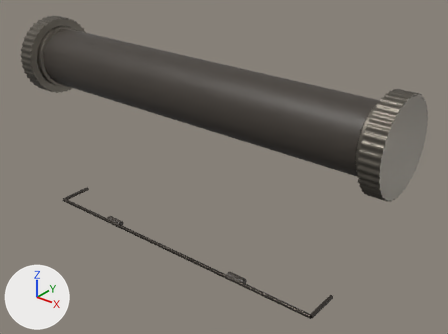
What one commit did to the glTF model public/models/roller.glb.
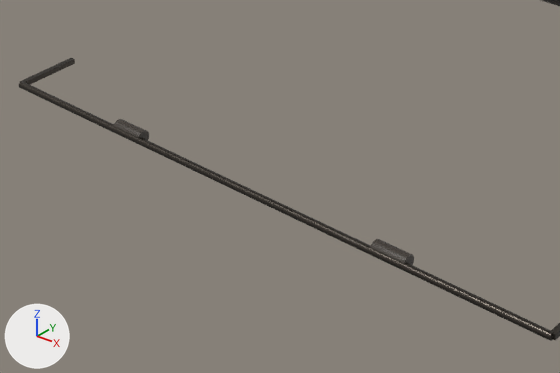
There are two pictures of each version: one whole from a 50 mm lens placed at (1.167, -1.212, 0.6), pointed at (0.088, 0.136, -0.236), one close up on the part from 12% to 70% of the width and 48% to 100% of the height. Every picture has the same lights, and +X, +Y and +Z are marked at lower left. The last two pictures show the newer version.

Objects in the first close-up: 'Bail Rod', 'Bail Wheel R' and 4 more.
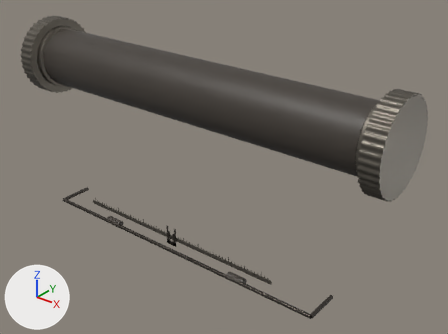
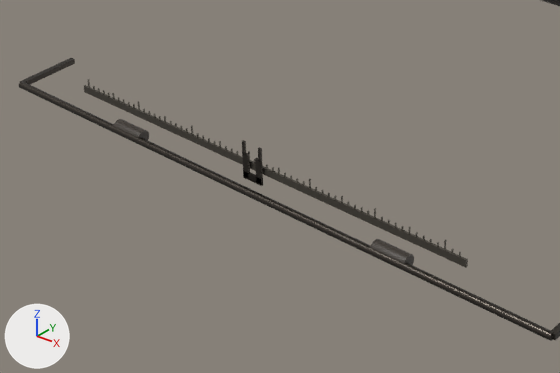
Boxes [x1, y1, x2, y2] around the edits, measured in the close-ups (560 x 373 px):
'Alignment Scale', added: after [84, 79, 468, 268]
'Type Guide', added: after [242, 140, 263, 186]

What the commit changed:
Mesh me_type_guide is new.
It consists of a box spanning x -0.0182..-0.0074, y -0.0188..-0.0153, z -0.4741..-0.4341; a box spanning x -0.0182..-0.0137, y -0.0188..-0.0153, z -0.4363..-0.4143; a box spanning x 0.0074..0.0182, y -0.0188..-0.0153, z -0.4741..-0.4341; a box spanning x 0.0137..0.0182, y -0.0188..-0.0153, z -0.4363..-0.4143; a box spanning x -0.0182..0.0182, y -0.0188..-0.0153, z -0.4769..-0.4649.
It uses material mat_bail_steel (dark grey #4d4842).
Mesh me_alignment_scale is new.
It has 512 vertices, 768 faces and spans x -0.376..0.376, y -0.013..-0.01, z -0.46..-0.433.
It uses material mat_platen_steel (dark grey #6c675e).
Object 'Type Guide' (ob_type_guide) is new; it shows me_type_guide.
Its location is (0.0, 0.0, 0.0).
Object 'Alignment Scale' (ob_alignment_scale) is new; it shows me_alignment_scale.
Its location is (0.0, 0.0, 0.0).
